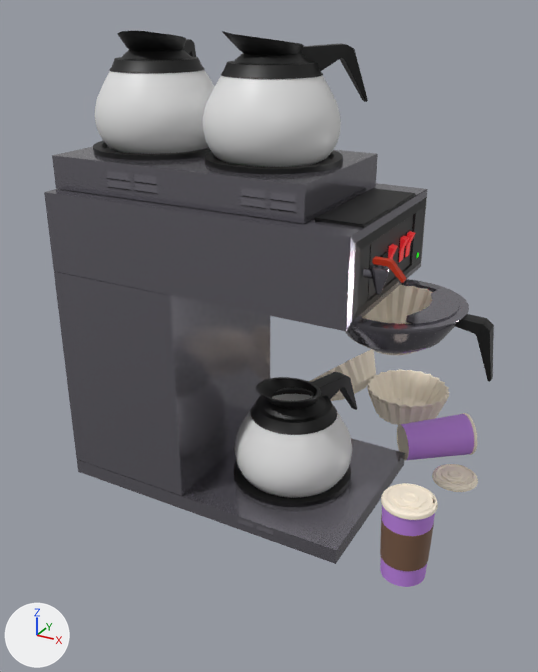
Two versions of the FBX model Assets/Prefabs/CoffeeMachine.fbx, one commit apart.
The view is the same before and after, from a 50 mm lens placed at (2.35, -3.87, 2.01), pointed at (0.26, -0.08, 0.12). The axes (+X, +Y, +Z) are drawn at lower left. The lights are the same throughout. Where no turn or scale is listed for an object, it has been applied to the vertices.

In view in the first picture: 'AccessLid', 'CoffeeBase', 'Cup.001', 'Filter.002', 'Filter.003', 'FilterTray', 'Lid.001', 'PotFrame_1', 'PotFrame_2', 'PotFrame_3', 'Pot_1', 'Pot_2', 'Pot_3', 'TopBunrerHolder'.
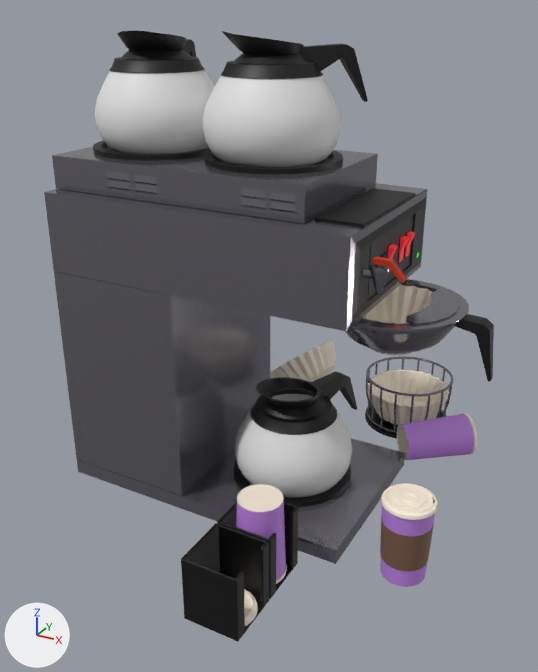
Where the newer file only moved an object's origin or applied its transform, the numbers keep the older frame.

What the commit changed:
me_circle_003 has 368 vertices, 324 faces and spans x 0.019..0.582, y 0.99..1.621, z -0.007..0.503.
me_circle_003 is used by ob_filter_003; location (-0.1, -0.012, -1.0).
me_circle_003 part 2: the whole mesh is moved by (-0.359, 0.0, 0.0).
me_cylinder_019 has 17059 vertices, 17040 faces and spans x 1.316..1.628, y 0.456..0.767, z 0.001..0.047.
me_cylinder_019 is used by ob_lid_001; location (-0.1, -0.012, -1.0).
me_cylinder_019 part 1: the whole mesh is moved by (-0.734, -1.814, 0.0).
Mesh me_cube_004 is new.
It has 272 vertices, 262 faces and spans x 0.455..0.796, y -1.035..-0.695, z -1.005..-0.601.
It uses material mat_plastic (black #000000).
Mesh me_cube_001 is new.
It has 272 vertices, 262 faces and spans x 0.455..0.796, y -1.384..-1.044, z -1.005..-0.601.
It uses material mat_plastic (black #000000).
Mesh me_cylinder_001 is new.
It has 672 vertices, 642 faces and spans x 0.485..0.791, y -1.017..-0.711, z -0.996..-0.486.
Faces by material slot: [514, 128].
It uses material mat_dripper (white #fff3df).
It uses material mat_cup (purple #c286e7).
Mesh me_bottomrim_001 is new.
It has 3360 vertices, 3138 faces and spans x 0.451..1.125, y 0.907..1.581, z -1.005..-0.604.
Faces by material slot: [66, 3072].
It uses material mat_plastic (black #000000).
It uses material mat_base (grey #838089).
Object 'CupOrganizer' (ob_cuporganizer) is new; it shows me_cube_004.
Its location is (0.0, 0.0, 0.0).
Object 'LidOrganizer' (ob_lidorganizer) is new; it shows me_cube_001.
Its location is (0.0, 0.0, 0.0).
Object 'Cup.002' (ob_cup_002) is new; it shows me_cylinder_001.
Its location is (0.0, 0.0, 0.0).
Object 'FilterHolder' (ob_filterholder) is new; it shows me_bottomrim_001.
Its location is (0.0, 0.0, 0.0).

Boxes [x1, y1, x2, y2] around the edits, measured in the pictures (538 x 672 px):
'LidOrganizer', added (black)
    after: [181, 523, 269, 641]
'Cup.002', added
    after: [236, 484, 287, 584]
    faces in mat_cup (purple #c286e7): [236, 499, 286, 581]
    faces in mat_dripper (white #fff3df): [237, 484, 287, 584]
'Filter.003', mesh moved
    before: [309, 349, 376, 401]
    after: [270, 340, 336, 382]
'CupOrganizer', added (black)
    after: [217, 502, 298, 599]
'FilterHolder', added (black)
    after: [365, 356, 453, 439]
    faces in mat_base (grey #838089): [366, 356, 453, 434]
    faces in mat_plastic (black #000000): [365, 407, 447, 439]
'Lid.001', mesh moved
    before: [432, 464, 478, 492]
    after: [244, 589, 258, 626]
